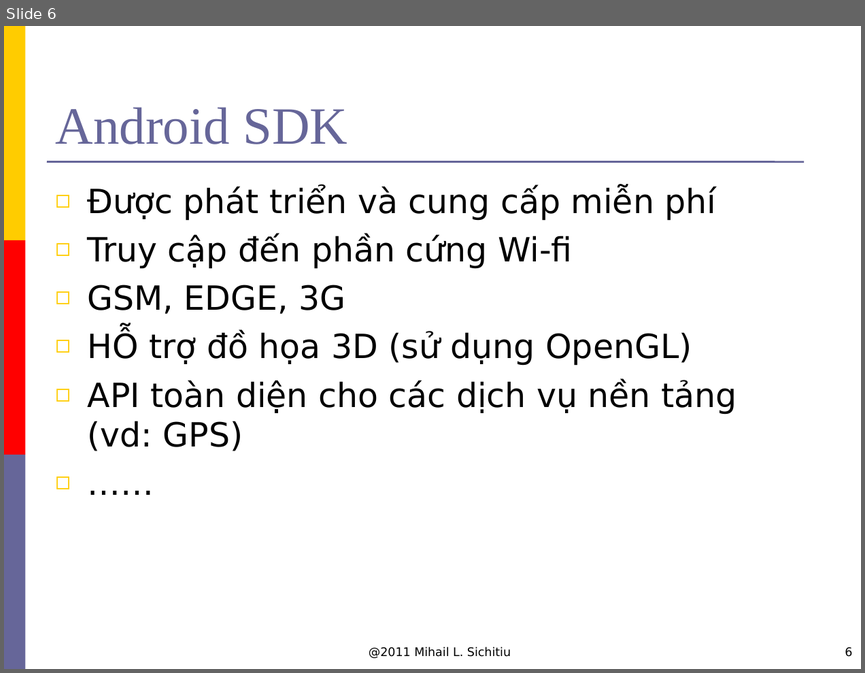
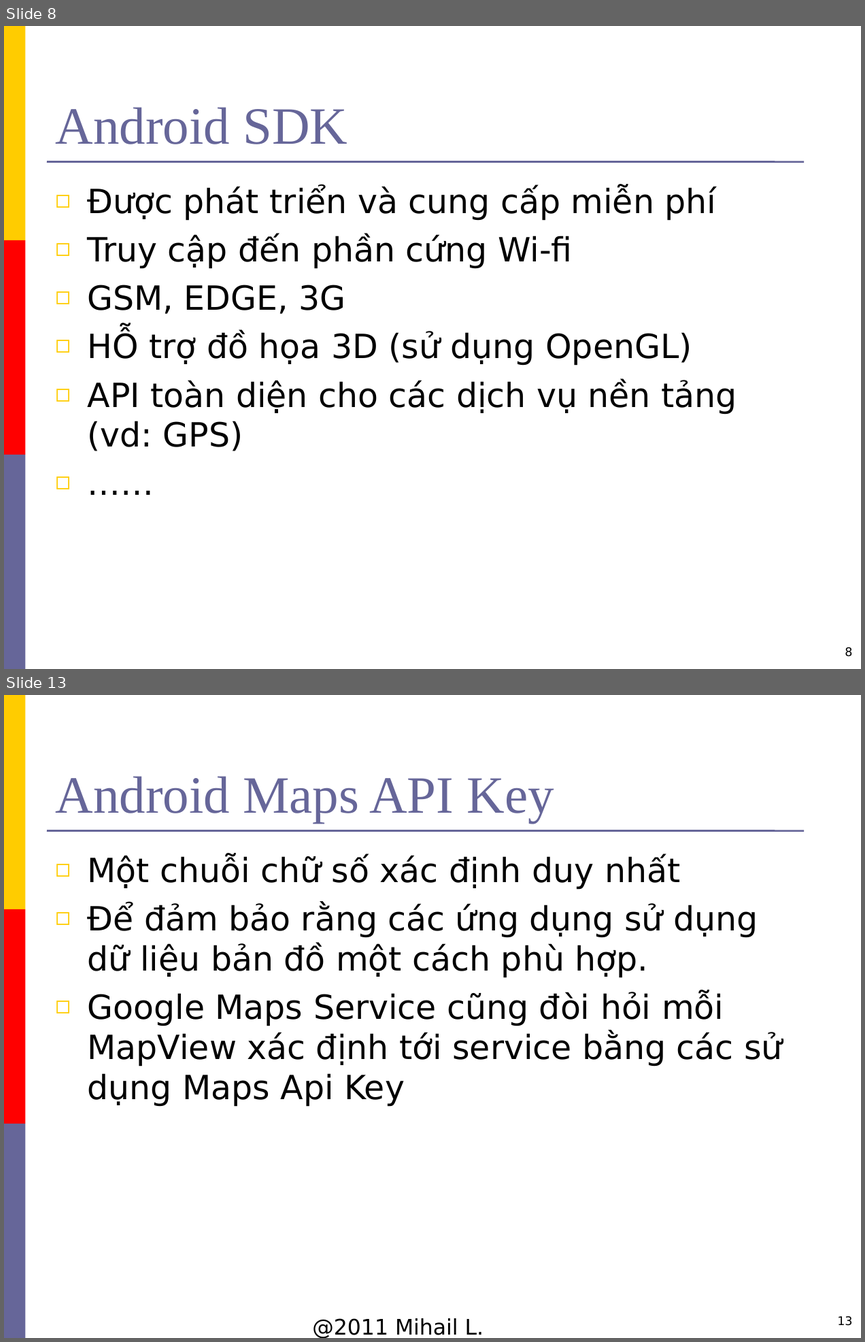
Before and after one commit to hungdien/google-map-api-and-map-on-android, a slide deck: Reports/Presentation.ppt. Shown one above the other, each under a label of ours: slide 6 before the commit, slides 8 and 13 after it; the slides between them are not shown. The pictures are 865x673 and 865x1342 pixels, drawn with LibreOffice and Linux fonts; fonts in the diff are those of the drawing; background and template pictures are left out. Boxes give left, top, right and bottom in pixels: in the first picture for what was removed or moved away, otherwise in the second. Text is boxed around its words. In the diff, an @@ line names an element or a change of style, - is before the commit and + after.

```diff
--- a/Reports/Presentation.ppt
+++ b/Reports/Presentation.ppt
@@ slide 13 added at bbox=[4, 695, 861, 1338], background #FFFFFF; not listed: 4 template elements that a slide beside it also shows @@
@@ title added at bbox=[56, 776, 554, 823], 44 pt, text #666699 @@
+Android Maps API Key
@@ text added at bbox=[88, 855, 783, 1106], 28 pt, text #000000 @@
+◻ Một chuỗi chữ số xác định duy nhất
+◻ Để đảm bảo rằng các ứng dụng sử dụng dữ liệu bản đồ một cách phù hợp.
+◻ Google Maps Service cũng đòi hỏi mỗi MapView xác định tới service bằng các sử dụng Maps Api Key
@@ text added at bbox=[312, 1318, 484, 1338], 18 pt, text #000000 @@
+@2011 Mihail L. Sichitiu
@@ page number added at bbox=[837, 1316, 852, 1325], 10 pt, text #000000 @@
+13
@@ what was slide 6 is now slide 8 @@
@@ slide 8 changed as well @@
@@ text removed at bbox=[368, 647, 511, 658] @@
-@2011 Mihail L. Sichitiu
@@ page number at bbox=[844, 647, 852, 656]: text changed @@
-6
+8
```
Also in this commit, not shown: 5 other slides changed, 9 other slides added.
